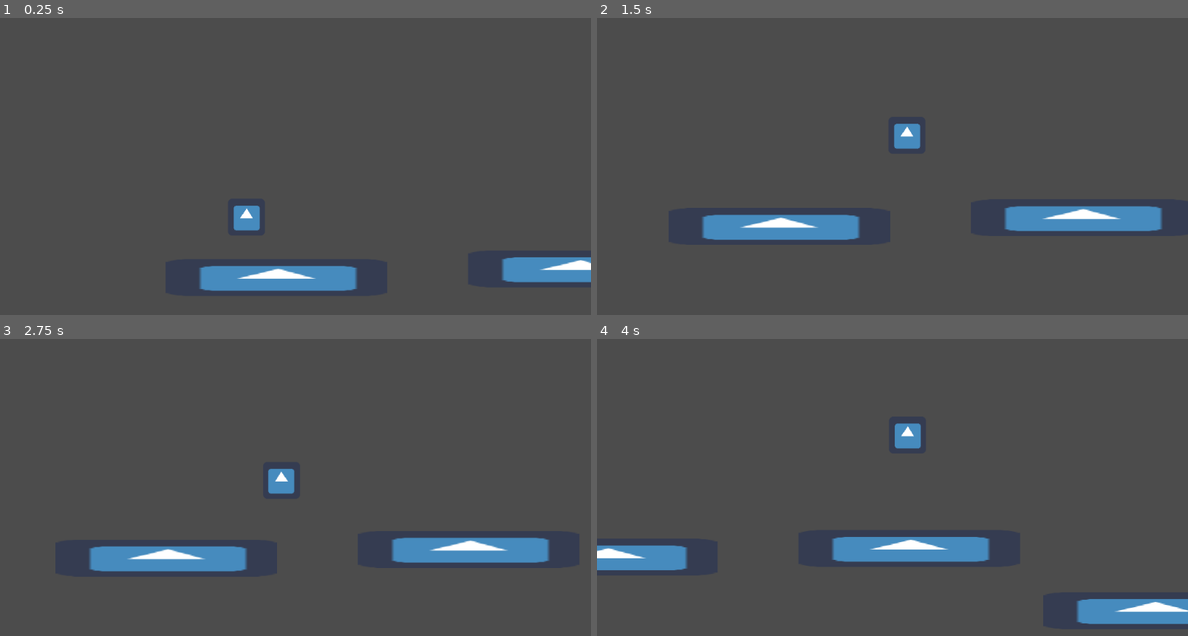
Above: before the commit, frames 1-4 (two rows, left to right).
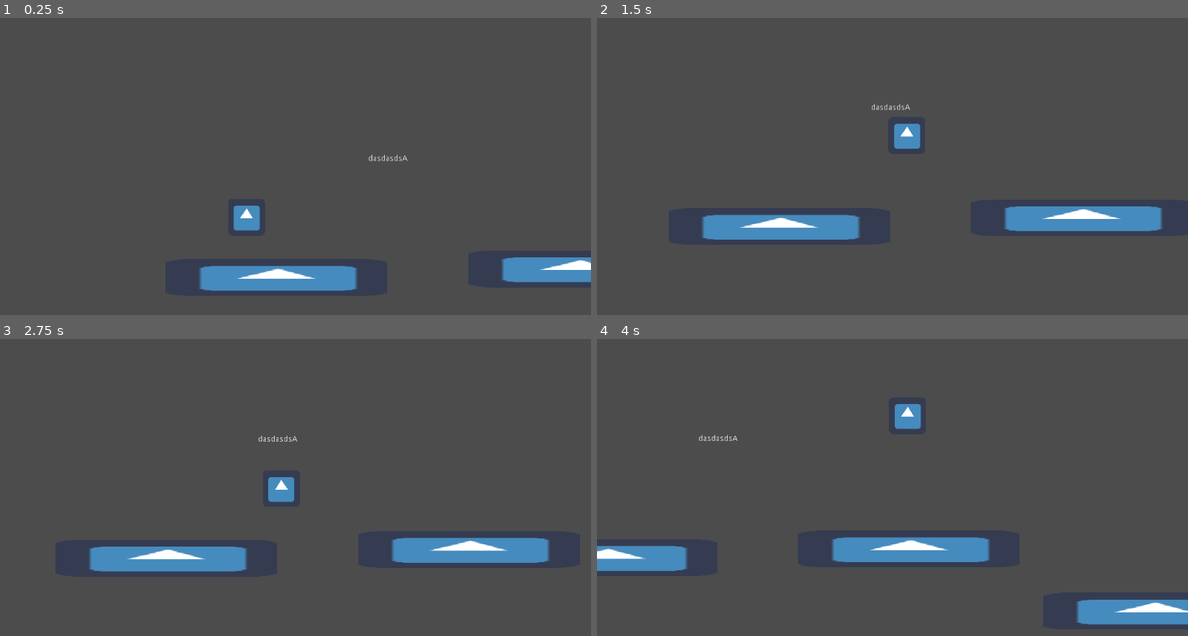
Above: after the commit, the same moments.

Repository: dodo3142/WinterGameJam
Game: Godot game, scene res://Scenes/TestLevel.tscn
Two runs of this game, one before a commit and one after it. Both use one fixed random seed, a clock stepped at 60 frames per second and the inputs below. The engine's default icon, where the game draws it, is replaced by a stand-in: a white triangle on a blue panel in a dark square.
Inputs:
- Up to frame 1 (0.25 s): no input
- Up to frame 2 (1.5 s): hold Right (Right) from 0.53 s (still down); tap Z (Jump) at 0.6, 0.77, 1.07, 1.35 s
- Up to frame 3 (2.75 s): tap Z (Jump) at 1.52, 1.82, 2.1 s; release Right (Right) at 2.03 s; hold Left (Left) from 2.03 s (still down)
- Up to frame 4 (4 s): release Left (Left) at 2.78 s; hold Right (Right) from 2.78 s (still down); tap Z (Jump) at 2.85, 3.02, 3.32, 3.6, 3.77 s

The runs differ from the first frame. In frame 1, less than 0.1% of the frame differs, in the area x 51-92%, y 46-87%; in frame 2, 0.1%; in frame 3, 0.6%; in frame 4, 1.3%, in the area x 0-100%, y 21-97%.

Commit message:
2d keep

Diff:
--- a/WinterGameJam/Scenes/TestLevel.tscn
+++ b/WinterGameJam/Scenes/TestLevel.tscn
@@ -87,3 +87,10 @@
 
 [node name="Sprite" type="Sprite" parent="StaticBody2D7"]
 texture = ExtResource( 2 )
+
+[node name="Label" type="Label" parent="."]
+margin_left = 159.0
+margin_top = -214.0
+margin_right = 227.0
+margin_bottom = -200.0
+text = "dasdasdsA"
--- a/WinterGameJam/Scripts/Player.gd
+++ b/WinterGameJam/Scripts/Player.gd
@@ -88,8 +88,6 @@
 	if Input.is_action_just_released("Jump") and velocity.y < 0:
 		velocity.y = velocity.y * JumpStopMul
 
-	if Input.is_action_just_released("Jump"):
-		tryingtoJump = false
 
 func Gravity(delta):
 	#gravity whenfalling and when jumping
--- a/WinterGameJam/project.godot
+++ b/WinterGameJam/project.godot
@@ -13,6 +13,11 @@
 config/name="WinterGameJam"
 run/main_scene="res://Scenes/TestLevel.tscn"
 config/icon="res://icon.png"
+
+[display]
+
+window/stretch/mode="2d"
+window/stretch/aspect="keep"
 
 [gui]
 
